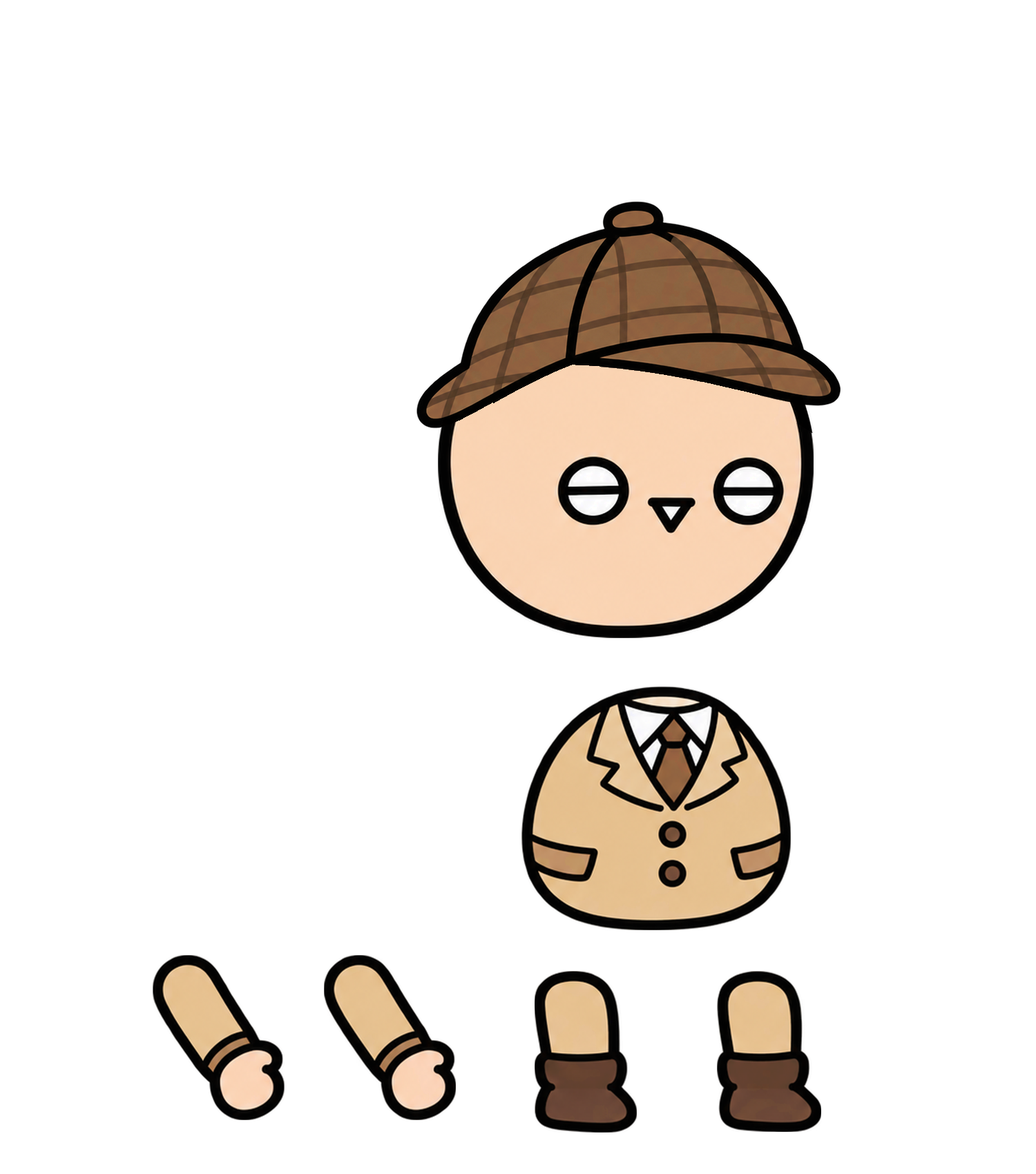
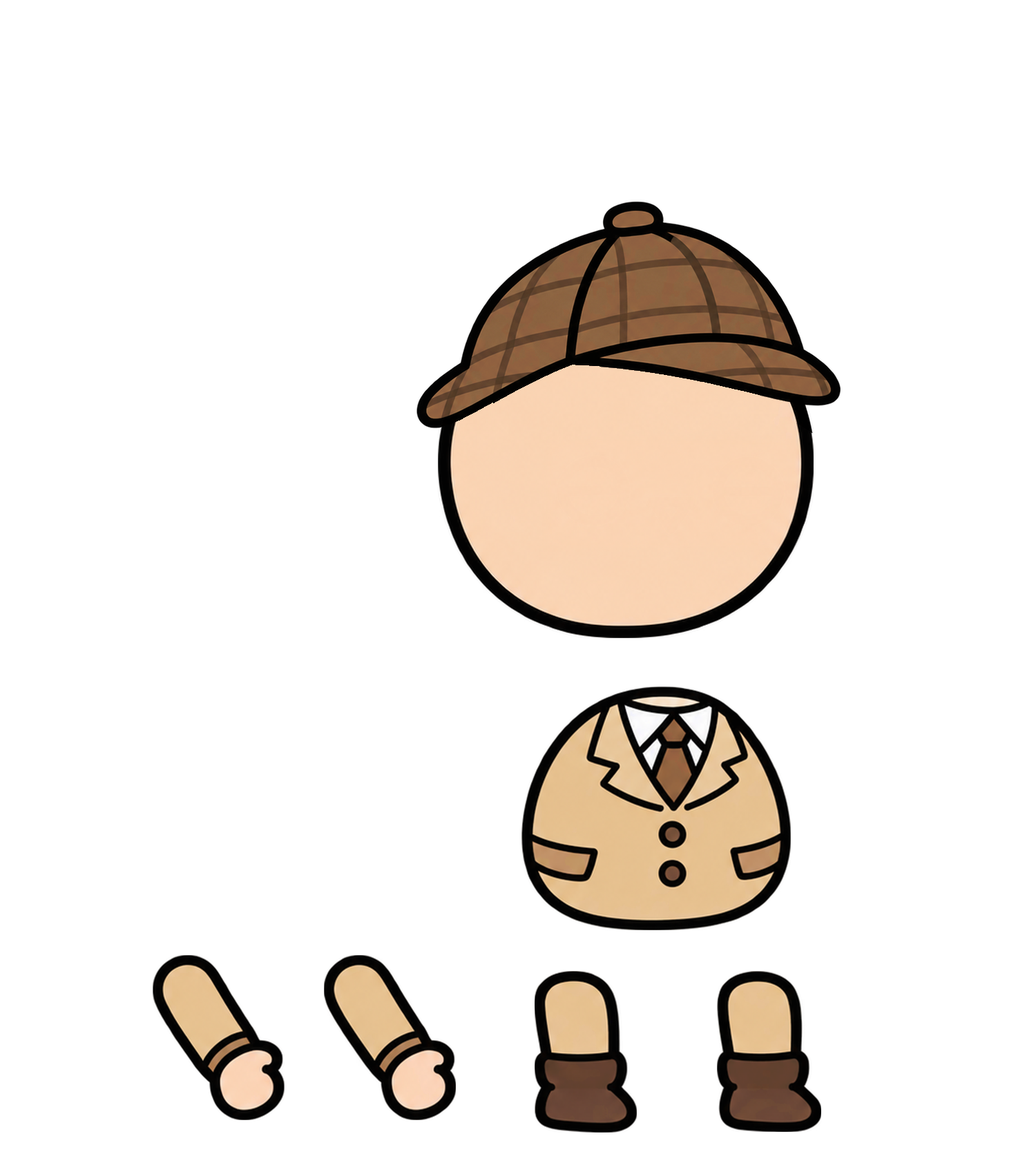
Layered file, before and after one edit (1036 × 1174). Changes by layer:
painted on "머리" over [549, 442, 801, 553]
